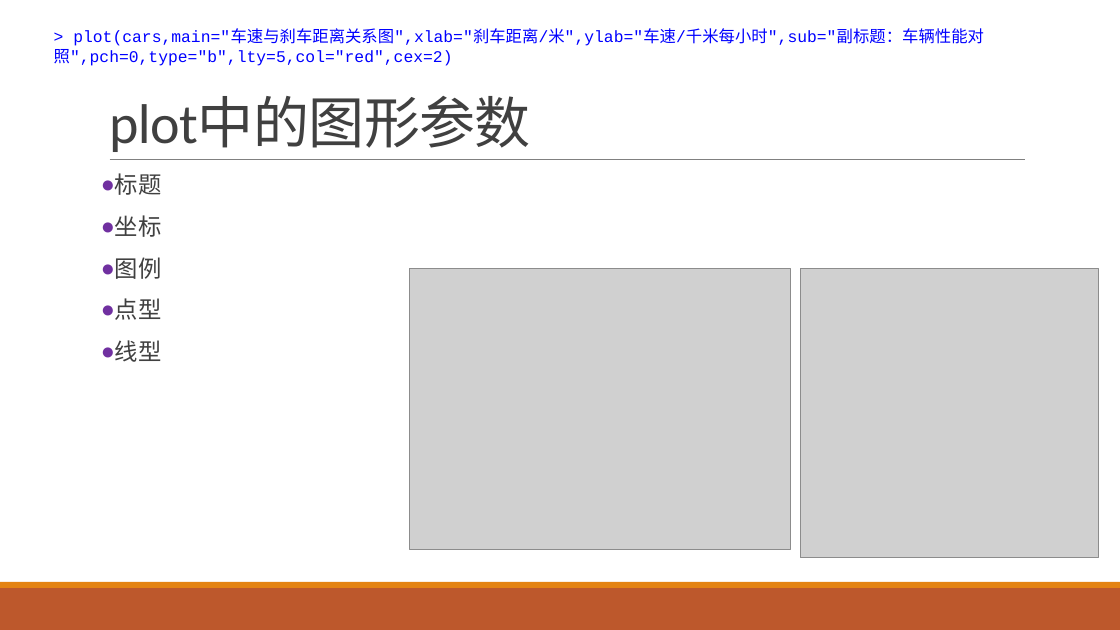
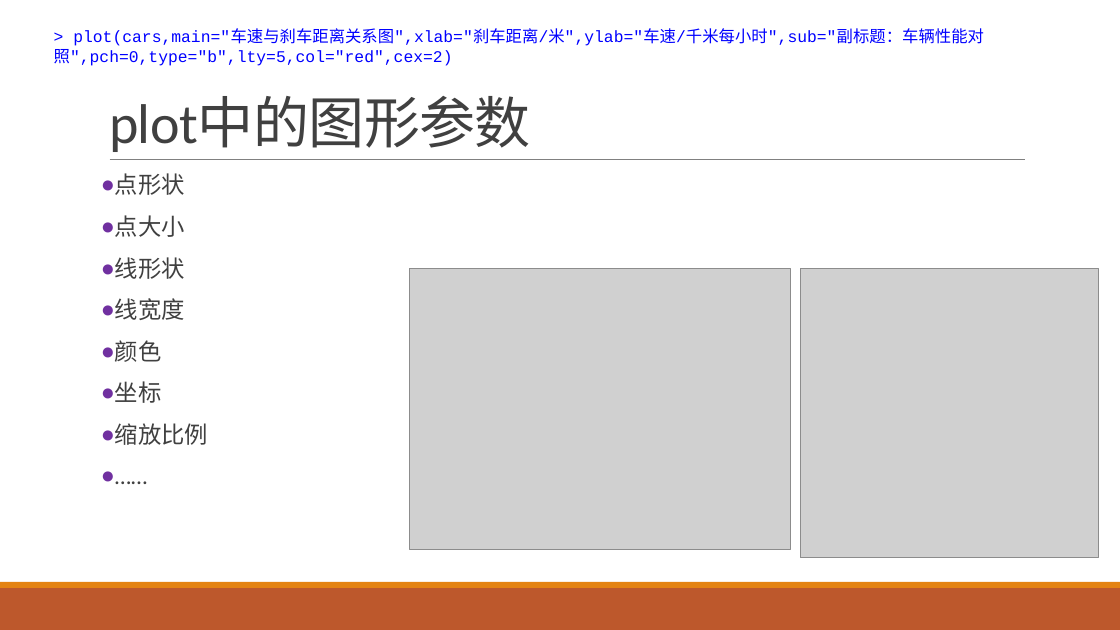
Before and after one commit to exoplanetX/DataAnalytics, a slide deck: slide 6 of 数据分析-5-数据可视化.pptx. Drawn at 1120x630 pixels with LibreOffice and Linux fonts; fonts in the diff are those of the drawing; grey boxes stand for pictures. Boxes give left, top, right and bottom in pixels: in the first picture for what was removed or moved away, otherwise in the second. Text is boxed around its words. In the diff, an @@ line names an element or a change of style, - is before the commit and + after.

```diff
--- a/数据分析-5-数据可视化.pptx
+++ b/数据分析-5-数据可视化.pptx
@@ text at (115,173,185,362): text changed @@
-● 标题
+● 点形状
+● 点大小
+● 线形状
+● 线宽度
+● 颜色
@@ text at (115,423,208,445): text changed @@
-● 图例
-● 点型
-● 线型
+● 缩放比例
+● ……
```
Also in this commit, not shown: 8 other slides changed, 4 slides added, 3 slides removed, 1 other file.
